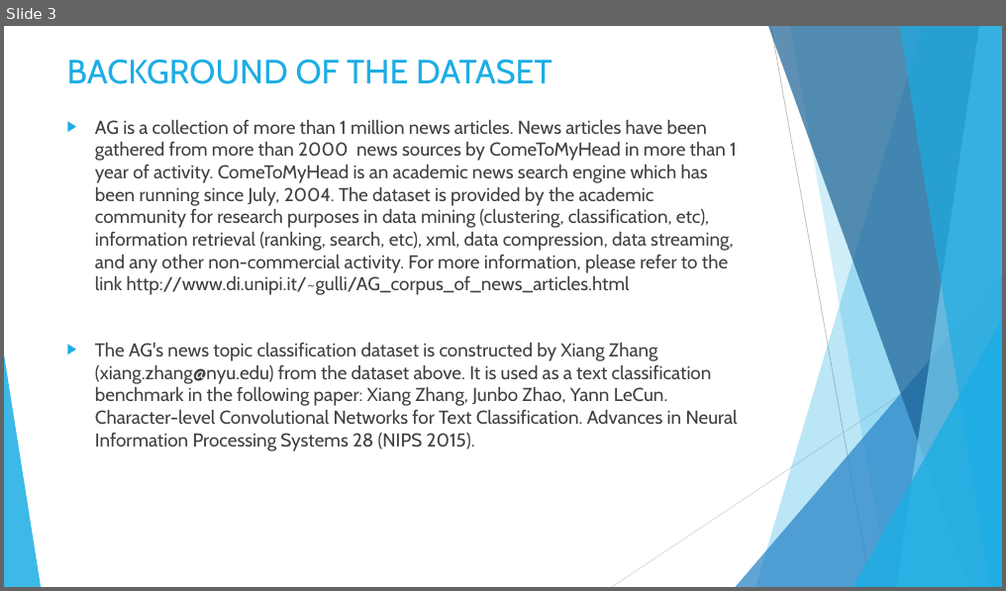
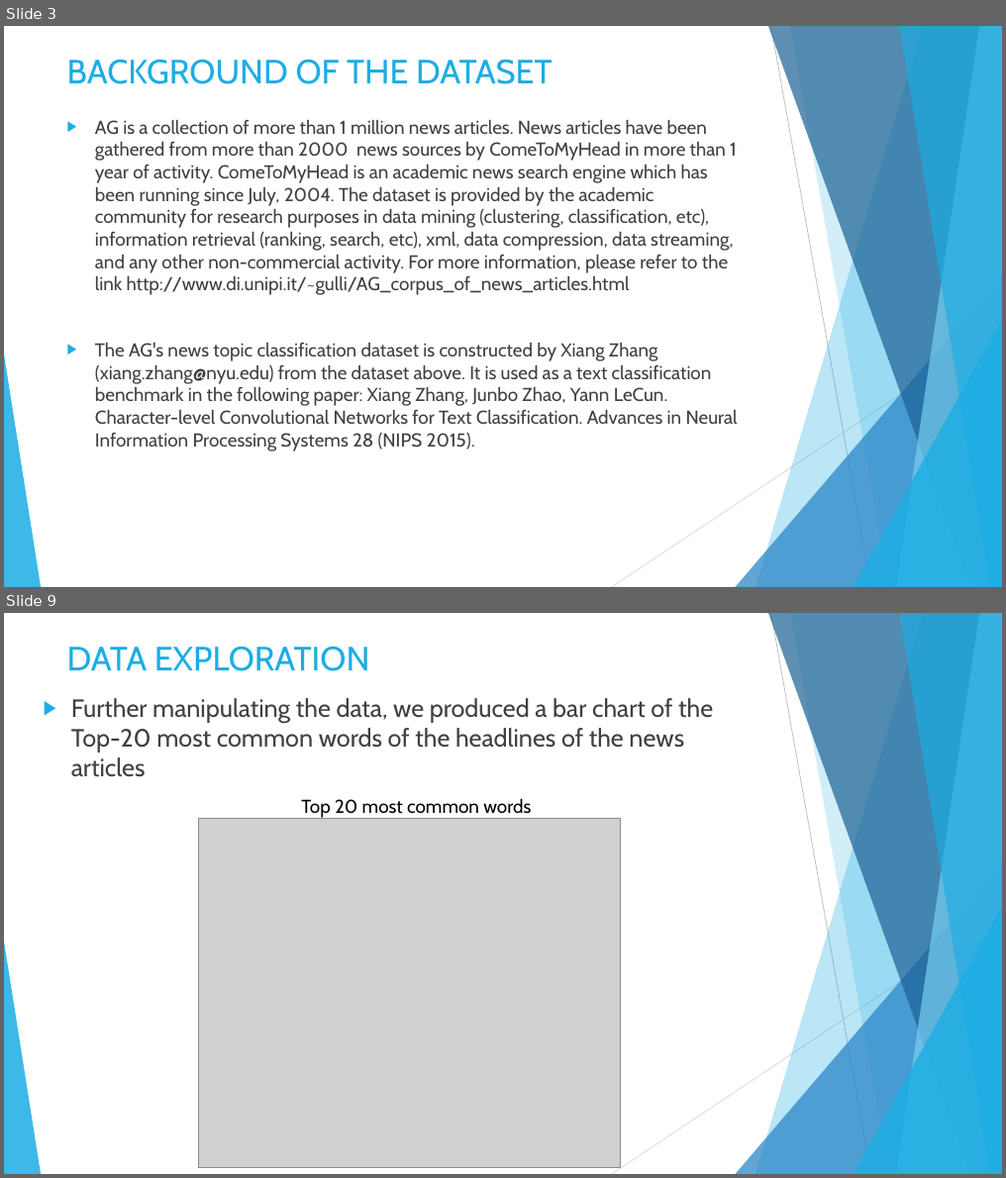
Before and after one commit to DataKnightsAI/Text-Classification-for-News-Summaries, a slide deck: CSML-1010-Group 20.pptx. Shown one above the other, each under a label of ours: slide 3 before the commit, slides 3 and 9 after it; the slides between them are not shown. The pictures are 1006x591 and 1006x1178 pixels, drawn with LibreOffice and Linux fonts; fonts in the diff are those of the drawing; grey boxes stand for pictures. Boxes give left, top, right and bottom in pixels: in the first picture for what was removed or moved away, otherwise in the second. Text is boxed around its words. In the diff, an @@ line names an element or a change of style, - is before the commit and + after.

```diff
--- a/CSML-1010-Group 20.pptx
+++ b/CSML-1010-Group 20.pptx
@@ slide 9 added at bbox=[4, 613, 1002, 1174], background #FFFFFF; not listed: 10 template elements that a slide beside it also shows @@
@@ title added at bbox=[67, 646, 370, 671], 32.4 pt, text #1CADE4 @@
+DATA EXPLORATION
@@ text added at bbox=[71, 698, 713, 777], 24 pt, text #404040 @@
+▶ Further manipulating the data, we produced a bar chart of the Top-20 most common words of the headlines of the news articles
@@ picture added at bbox=[199, 818, 621, 1167] @@
@@ text added at bbox=[301, 798, 531, 818], 18 pt, text #000000 @@
+Top 20 most common words
```
Also in this commit, not shown: 1 slide changed, 7 other slides added, 6 other files.
